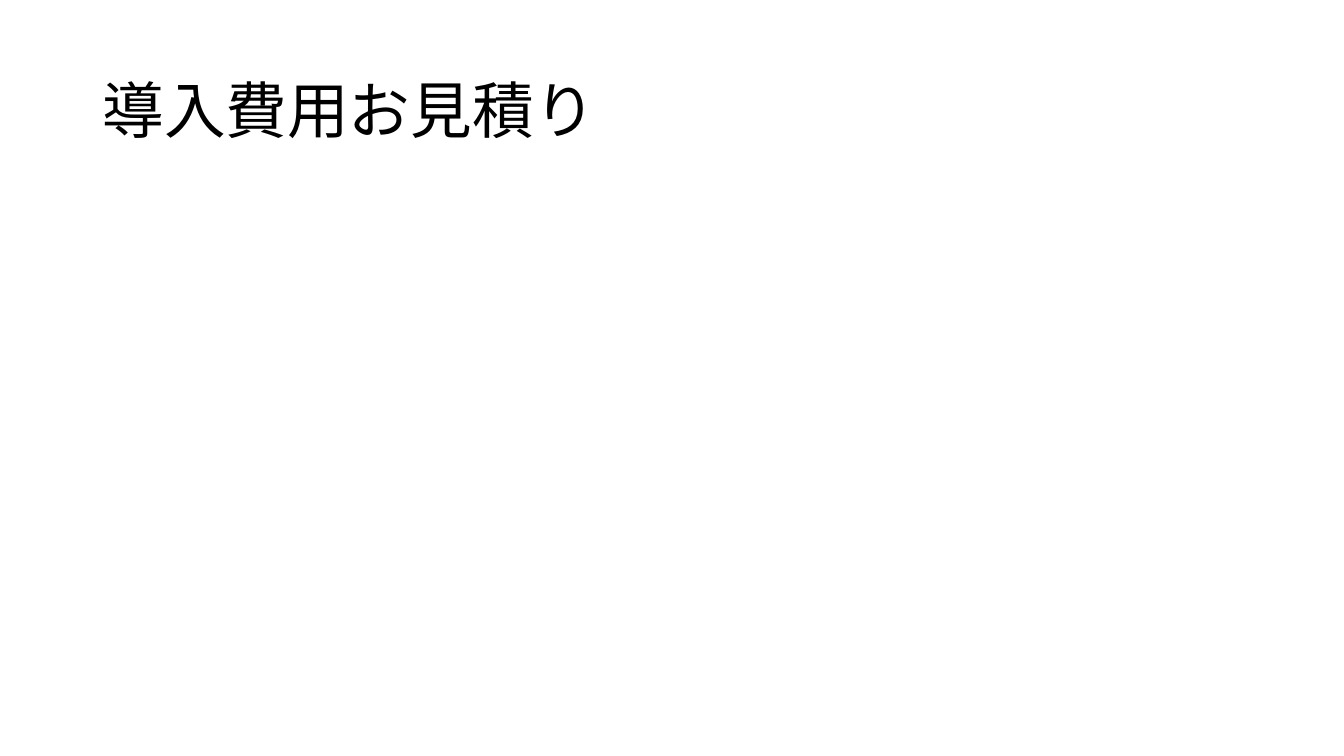
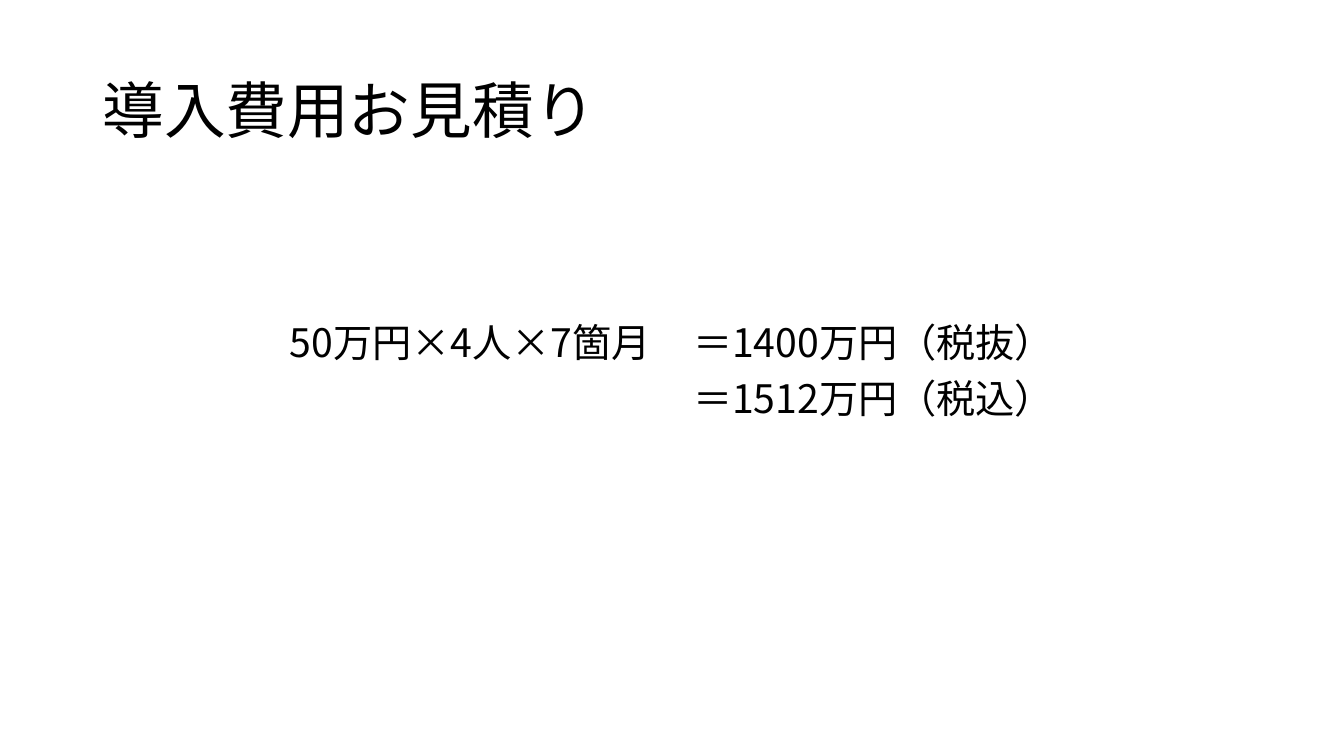
Before and after one commit to masapoyo/sugukuru, a slide deck: slide 15 of Presentation/要件定義.pptx (slide 14 before the commit). Drawn at 1344x756 pixels with LibreOffice and Linux fonts; fonts in the diff are those of the drawing. Boxes give left, top, right and bottom in pixels: in the first picture for what was removed or moved away, otherwise in the second. Text is boxed around its words. In the diff, an @@ line names an element or a change of style, - is before the commit and + after.

```diff
--- a/Presentation/要件定義.pptx
+++ b/Presentation/要件定義.pptx
@@ text added at box(290, 323, 1054, 417), 28 pt, text #000000 @@
+50万円×4人×7箇月 ＝1400万円（税抜）
+＝1512万円（税込）
```
Also in this commit, not shown: 7 other slides changed, 2 slides added, 1 slide removed.
